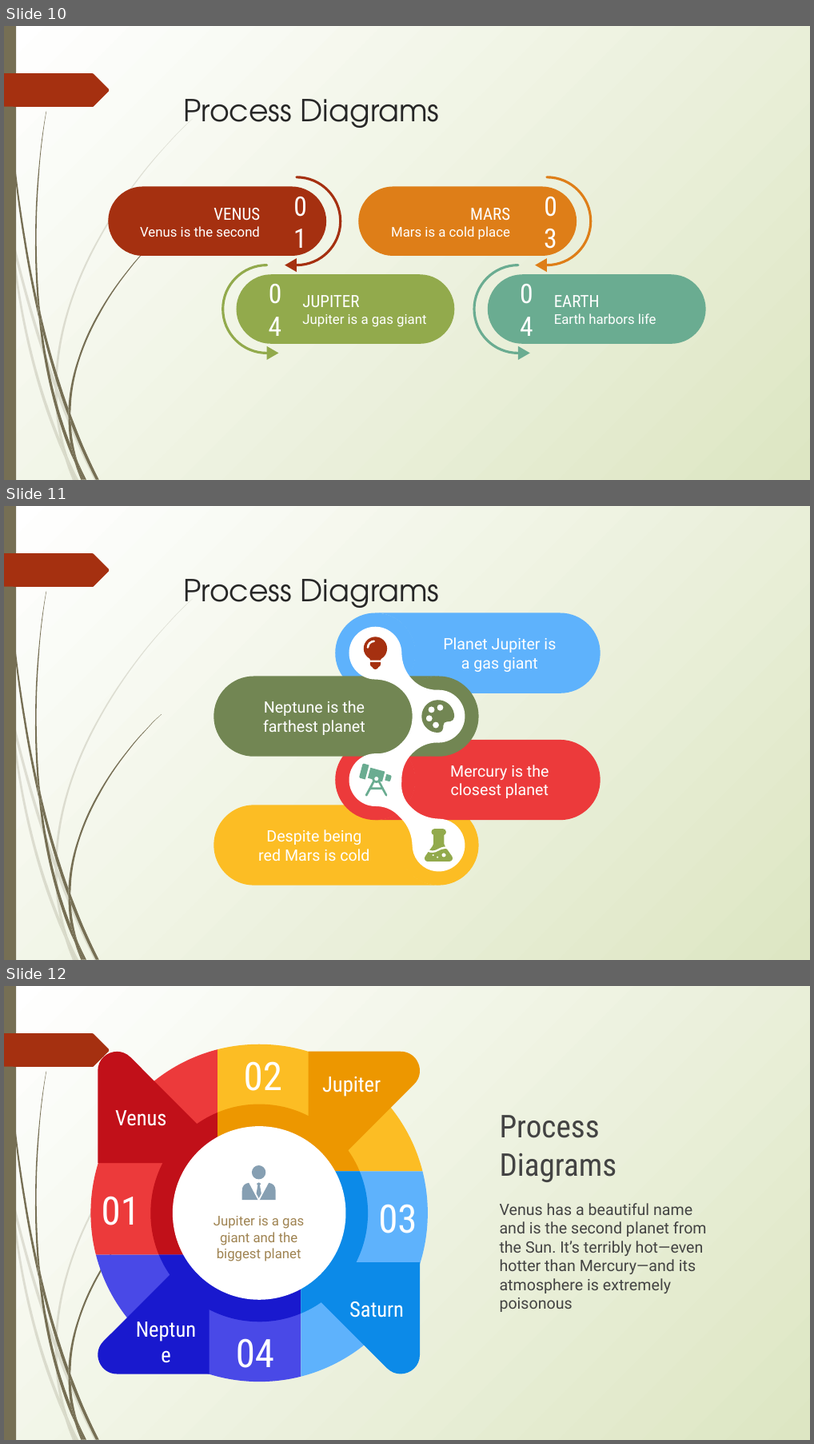
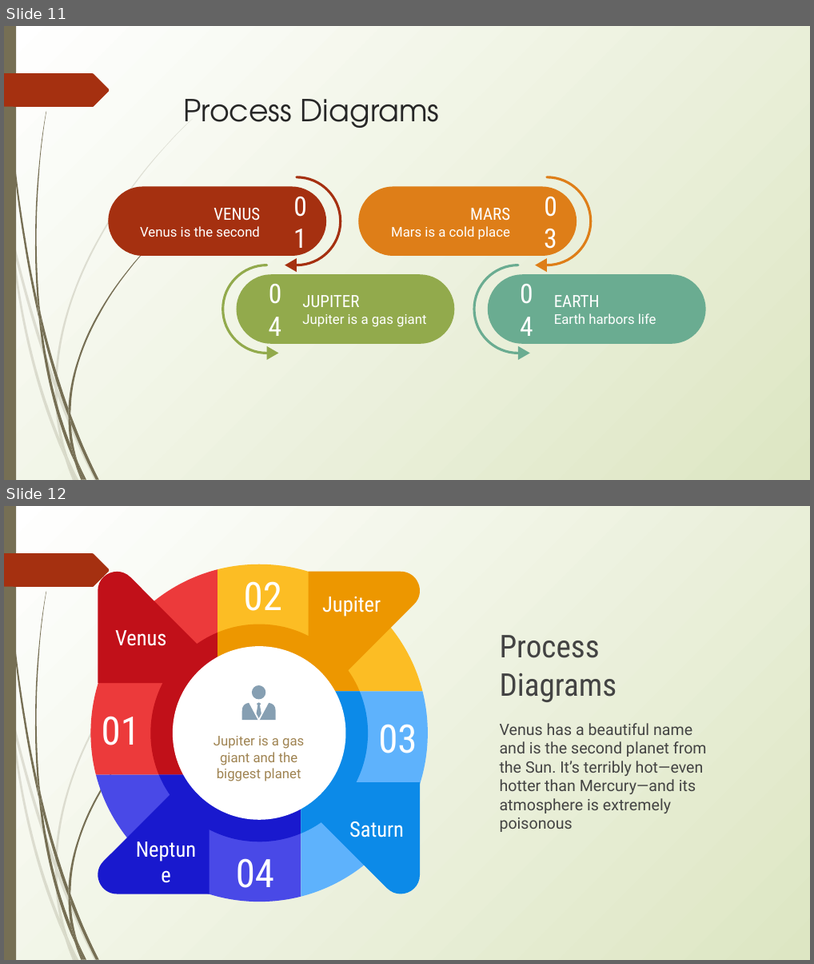
Before and after one commit to MMasson1988/Capstone-s-Project, a slide deck: Contraceptive Projetct.pptx. Shown one above the other, each under a label of ours: slides 10, 11 and 12 before the commit, slides 11 and 12 after it. The pictures are 814x1444 and 814x964 pixels, drawn with LibreOffice and Linux fonts; fonts in the diff are those of the drawing. Boxes give left, top, right and bottom in pixels: in the first picture for what was removed or moved away, otherwise in the second. Text is boxed around its words. In the diff, an @@ line names an element or a change of style, - is before the commit and + after.

```diff
--- a/Contraceptive Projetct.pptx
+++ b/Contraceptive Projetct.pptx
@@ slide 11 removed at box(4, 506, 810, 960), background gradient #FFFFFF to #DDE6C3; not listed: 24 template elements that a slide beside it also shows @@
@@ title removed at box(183, 579, 440, 616) @@
-Process Diagrams
@@ freeform shape removed at box(335, 612, 416, 693) @@
@@ freeform shape removed at box(375, 612, 600, 693) @@
-Planet Jupiter is a gas giant
@@ freeform shape removed at box(348, 627, 467, 872) @@
@@ freeform shape removed at box(364, 636, 387, 660) @@
@@ freeform shape removed at box(370, 663, 381, 670) @@
@@ freeform shape removed at box(214, 676, 438, 756) @@
-Neptune is the farthest planet
@@ freeform shape removed at box(398, 676, 479, 756) @@
@@ freeform shape removed at box(422, 700, 455, 732) @@
@@ freeform shape removed at box(335, 740, 416, 820) @@
@@ freeform shape removed at box(375, 740, 600, 820) @@
-Mercury is the closest planet
@@ freeform shape removed at box(360, 764, 370, 780) @@
@@ freeform shape removed at box(366, 768, 388, 796) @@
@@ freeform shape removed at box(386, 774, 392, 781) @@
@@ freeform shape removed at box(214, 804, 438, 885) @@
-Despite being red Mars is cold
@@ freeform shape removed at box(398, 804, 479, 885) @@
@@ freeform shape removed at box(430, 828, 446, 850) @@
@@ freeform shape removed at box(424, 848, 454, 862) @@
@@ what was slide 10 is now slide 11 @@
```
Also in this commit, not shown: 24 slides changed, 1 slide added.
